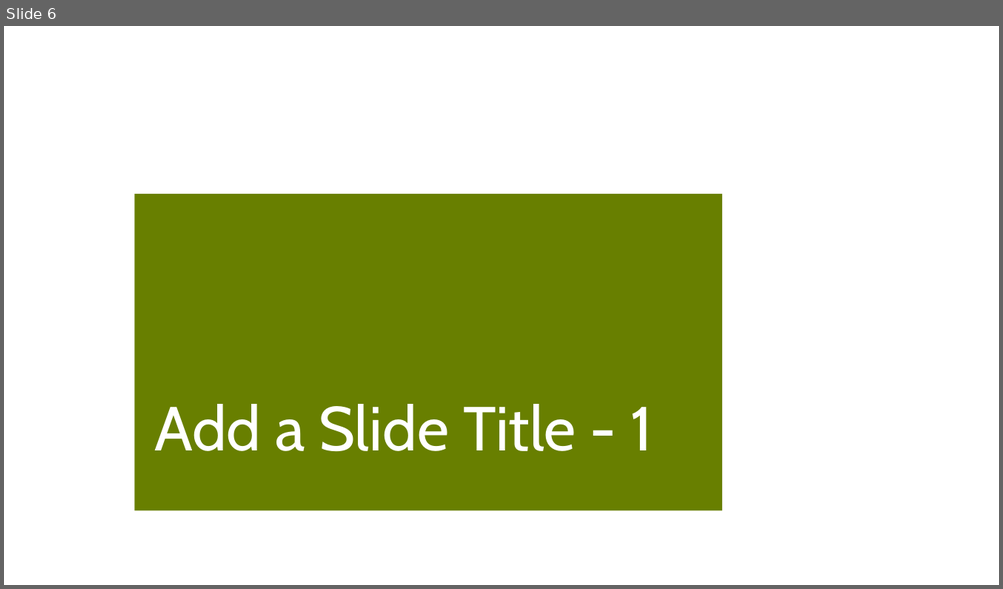
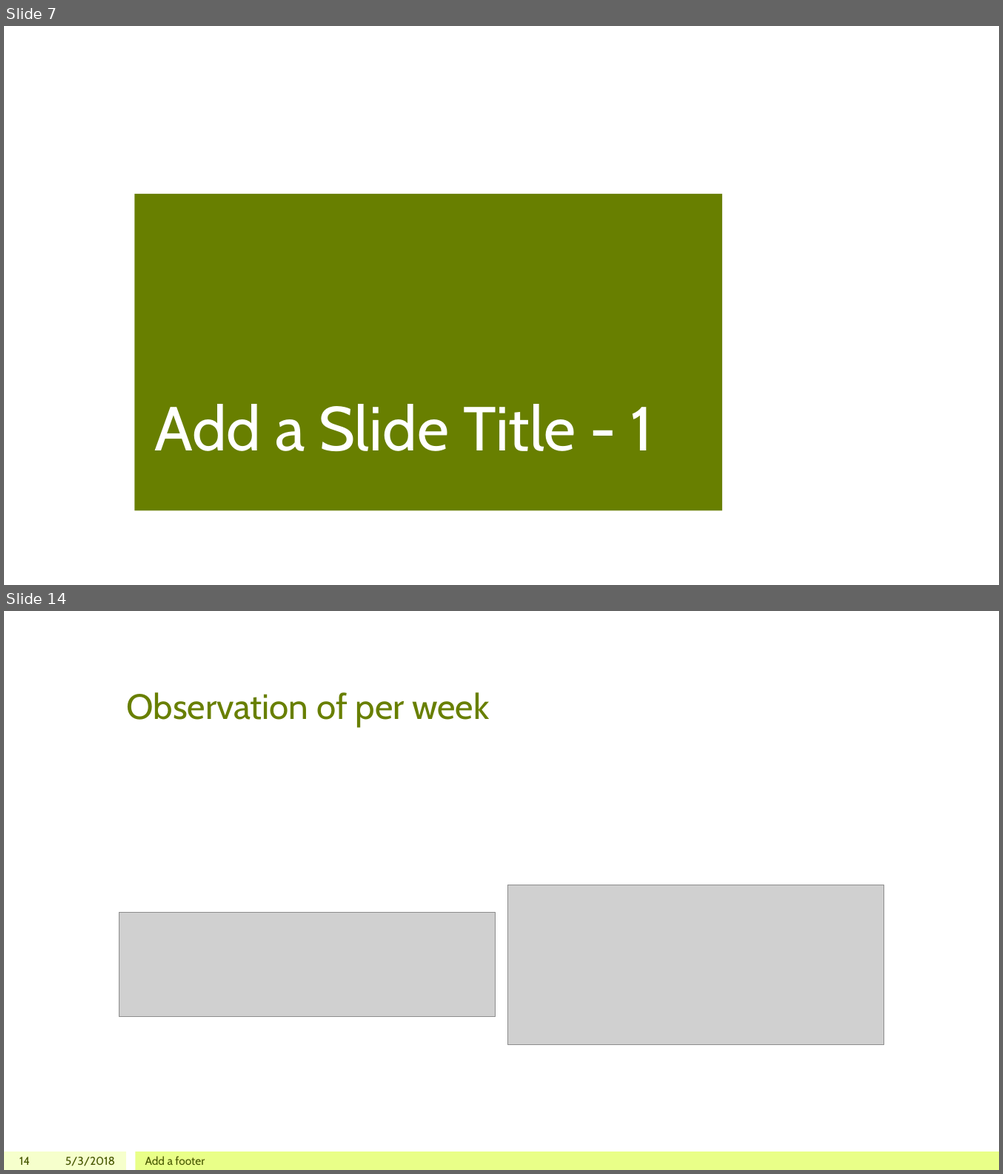
Before and after one commit to iamchristinelee/codeacademy, a slide deck: DataScience/Capstone/biodiversity.pptx. Shown one above the other, each under a label of ours: slide 6 before the commit, slides 7 and 14 after it; the slides between them are not shown. The pictures are 1003x589 and 1003x1174 pixels, drawn with LibreOffice and Linux fonts; fonts in the diff are those of the drawing; grey boxes stand for pictures; background and template pictures are left out. Boxes give left, top, right and bottom in pixels: in the first picture for what was removed or moved away, otherwise in the second. Text is boxed around its words. In the diff, an @@ line names an element or a change of style, - is before the commit and + after.

```diff
--- a/DataScience/Capstone/biodiversity.pptx
+++ b/DataScience/Capstone/biodiversity.pptx
@@ slide 14 added at box(4, 611, 999, 1170), background #FFFFFF @@
@@ title added at box(127, 692, 489, 727), 34 pt, text #688000 @@
+Observation of per week
@@ picture added at box(508, 886, 884, 1045) @@
@@ picture added at box(119, 913, 495, 1017) @@
@@ rectangle added at box(4, 1152, 126, 1170), fill #F6FFCC @@
@@ page number added at box(20, 1157, 30, 1165), 11 pt, text #455500 @@
+14
@@ text added at box(65, 1157, 115, 1167), 11 pt, text #455500 @@
+5/3/2018
@@ rectangle added at box(135, 1152, 999, 1170), fill #E9FF88 @@
@@ text added at box(145, 1156, 205, 1165), 11 pt, text #455500 @@
+Add a footer
@@ what was slide 6 is now slide 7 @@
```
Also in this commit, not shown: 10 slides changed, 2 other slides added, 3 other files.
